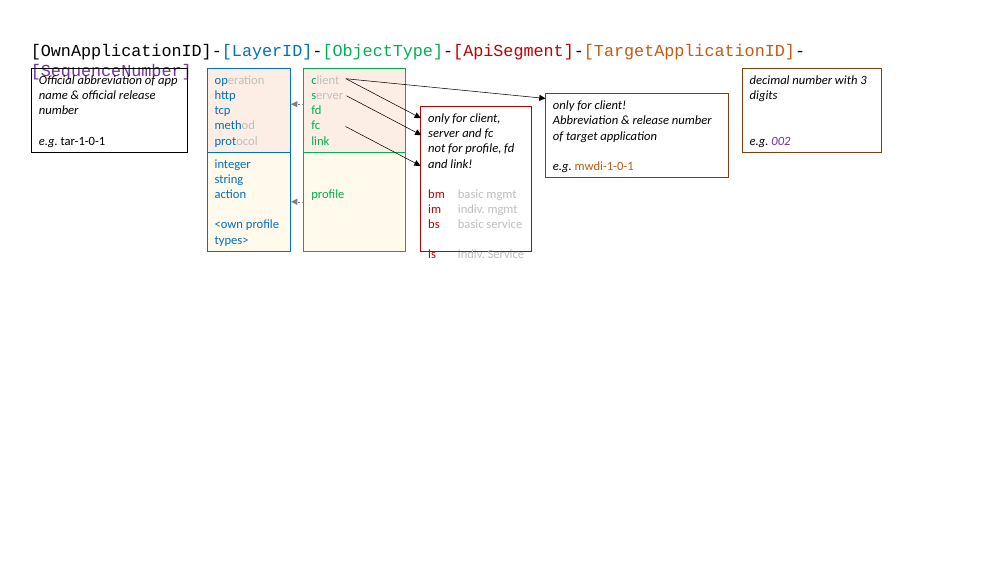
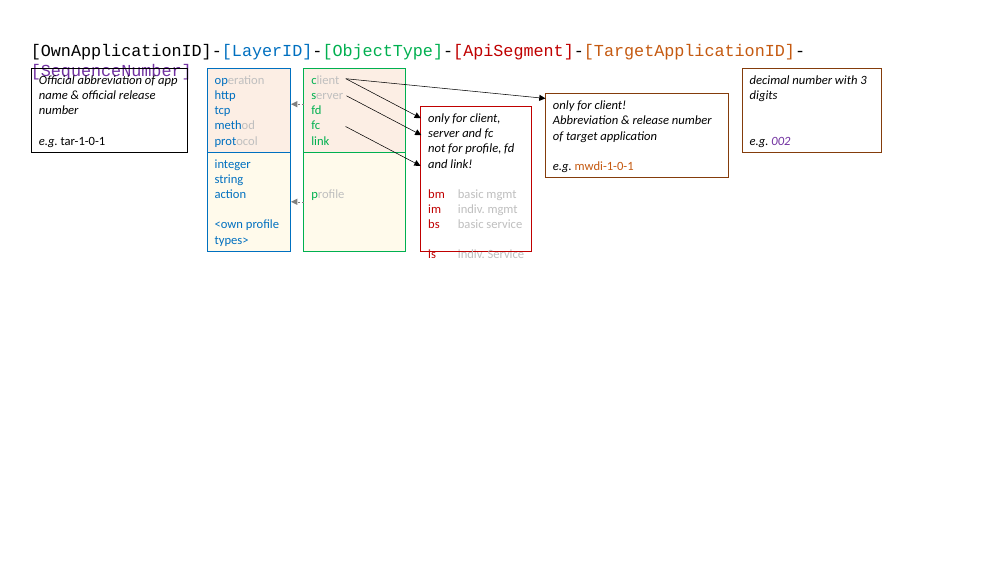
Before and after one commit to openBackhaul/ApplicationPattern, a slide deck: slide 1 of doc/ElementsApplicationPattern/Names/StructureOfUuids/pictures/uuid-structure.pptx. Drawn at 1008x567 pixels with LibreOffice and Linux fonts; fonts in the diff are those of the drawing. Boxes give left, top, right and bottom in pixels: in the first picture for what was removed or moved away, otherwise in the second. Text is boxed around its words. In the diff, an @@ line names an element or a change of style, - is before the commit and + after.

```diff
--- a/doc/ElementsApplicationPattern/Names/StructureOfUuids/pictures/uuid-structure.pptx
+++ b/doc/ElementsApplicationPattern/Names/StructureOfUuids/pictures/uuid-structure.pptx
@@ rectangle "profile" at bbox=[304, 152, 405, 251]: text colour #00B050 to #BFBFBF in "profile" @@
```
Also in this commit, not shown: 5 other files.
